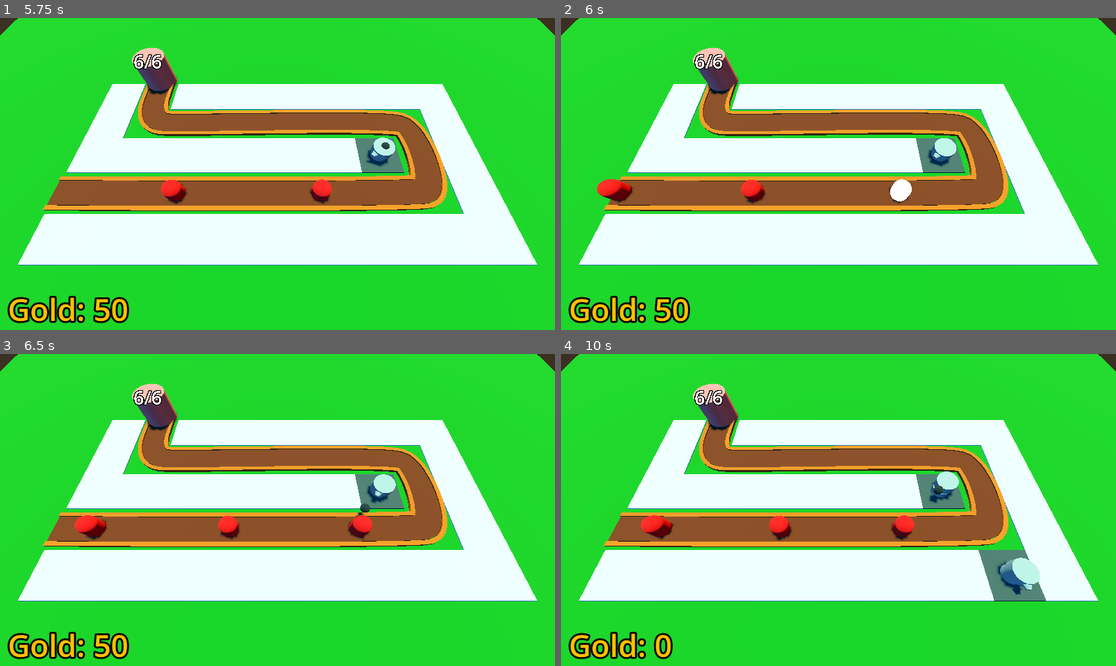
Above: before the commit, frames 1-4 (two rows, left to right).
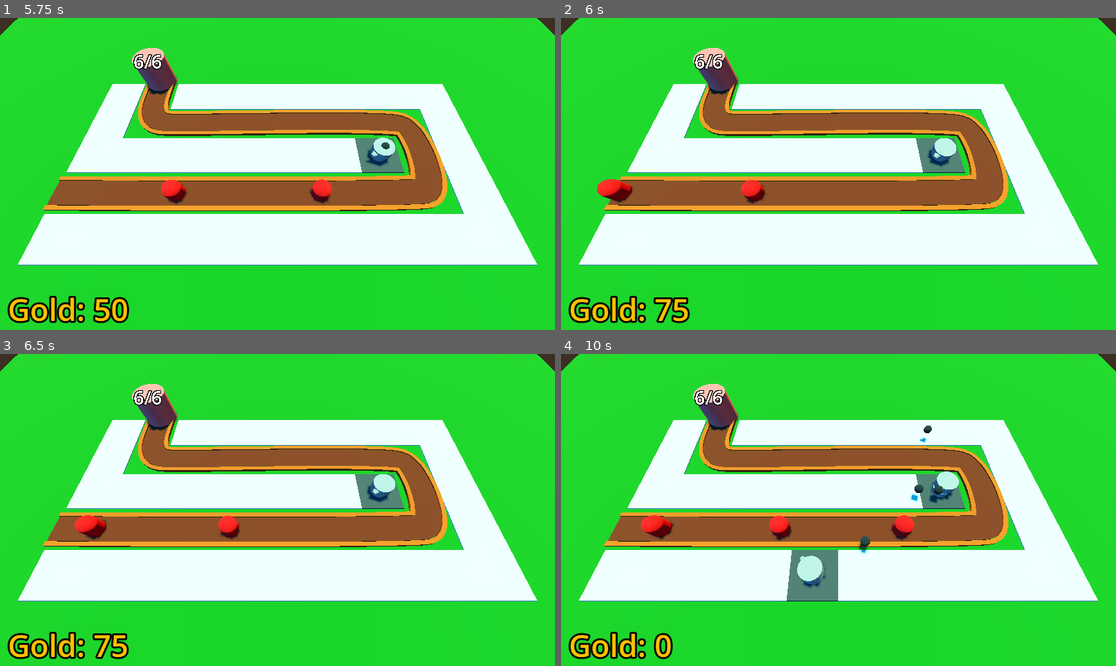
Above: after the commit, the same moments.

Repository: SirBarbecuedWaffle/barbarianBlaster
Game: Godot game, scene res://world/node_3d.tscn
The game is run twice, just before and just after one commit, with the same random seed, the same clock (stepped at 60 frames per second) and the same inputs.
Inputs (mouse positions are in pixels of both pictures, inside the frame that each line leads up to):
- Up to frame 1 (5.75 s): tap Enter at 0.5, 2 s; move the mouse to (399, 158) at 0.52 s; click (399, 158) at 0.6 s; tap Space at 1.25 s; move the mouse to (166, 189) at 1.27 s; click (166, 189) at 1.35 s; move the mouse to (333, 105) at 2.02 s; click (333, 105) at 2.1 s; move the mouse to (249, 236) at 2.77 s; click (249, 236) at 2.85 s; move the mouse to (444, 220) at 3.52 s; click (444, 220) at 3.6 s; move the mouse to (111, 127) at 4.27 s; click (111, 127) at 4.35 s; move the mouse to (305, 174) at 5.02 s; click (305, 174) at 5.1 s
- Up to frame 2 (6 s): move the mouse to (755, 96) at 5.77 s; click (755, 96) at 5.85 s
- Up to frame 3 (6.5 s): no input
- Up to frame 4 (10 s): move the mouse to (960, 494) at 6.52 s; click (960, 494) at 6.6 s; move the mouse to (727, 525) at 7.27 s; click (727, 525) at 7.35 s; move the mouse to (894, 441) at 8.02 s; click (894, 441) at 8.1 s; move the mouse to (810, 572) at 8.77 s; click (810, 572) at 8.85 s; move the mouse to (1005, 556) at 9.52 s; click (1005, 556) at 9.6 s

Frame 1 is identical in both runs. In frame 2, 0.6% of the frame differs, in the area x 16-64%, y 51-98%; in frame 3, 0.7%; in frame 4, 3.2%, in the area x 40-88%, y 22-80%.

Commit message:
updated to 4.6 and added health curve

Diff:
--- a/barbarian-blaster/Managers/difficulty_manager.gd
+++ b/barbarian-blaster/Managers/difficulty_manager.gd
@@ -20,4 +20,5 @@
 	return spawn_time_curve.sample(game_progress_ratio())
 
 func get_enemy_health()->float:
+	print(enemy_health_curve.sample(game_progress_ratio()))
 	return enemy_health_curve.sample(game_progress_ratio())
--- a/barbarian-blaster/Managers/difficulty_manager.tscn
+++ b/barbarian-blaster/Managers/difficulty_manager.tscn
@@ -12,9 +12,9 @@
 _data = [Vector2(0, 10), 0.0, 140.0, 0, 1, Vector2(1, 150), 140.0, 0.0, 1, 0]
 point_count = 2
 
-[node name="DifficultyManager" type="Node"]
+[node name="DifficultyManager" type="Node" unique_id=1411798970]
 script = ExtResource("1_u5hlp")
 spawn_time_curve = SubResource("Curve_u5hlp")
 enemy_health_curve = SubResource("Curve_pgrat")
 
-[node name="Timer" type="Timer" parent="."]
+[node name="Timer" type="Timer" parent="." unique_id=2070075945]
--- a/barbarian-blaster/enemy/enemy.gd
+++ b/barbarian-blaster/enemy/enemy.gd
@@ -6,7 +6,7 @@
 @export var speed:=8.0
 @export var defeatedGold:=25
 @onready var animation_player: AnimationPlayer = $AnimationPlayer
-var health:int = 50:
+var health:int = 10:
 	set(new_health):
 		if health>new_health:
 			animation_player.play("hurt")
@@ -14,9 +14,11 @@
 		if health<1:
 			queue_free()
 			bankRef.gold+=defeatedGold
-@export var max_health:=50
+@export var max_health:int
 @onready var base : Base = get_tree().get_first_node_in_group("base")
 
+func _ready() -> void:
+	health=max_health
 
 func _process(delta: float) -> void:
 	if !hurt_highlight.visible:
--- a/barbarian-blaster/enemy/enemy.tscn
+++ b/barbarian-blaster/enemy/enemy.tscn
@@ -56,28 +56,26 @@
 &"hurt": SubResource("Animation_2mvqj")
 }
 
-[node name="enemy" type="PathFollow3D"]
+[node name="enemy" type="PathFollow3D" unique_id=1008047995]
 transform = Transform3D(-0.011944411, 1.419912e-06, -0.99992865, -5.684342e-14, 1, 1.4200133e-06, 0.99992865, 1.696128e-08, -0.011944411, 0, 0, 0)
 loop = false
 script = ExtResource("1_2mvqj")
 
-[node name="MeshInstance3D" type="MeshInstance3D" parent="."]
+[node name="MeshInstance3D" type="MeshInstance3D" parent="." unique_id=1636717168]
 transform = Transform3D(1, 0, 0, 3.5527137e-15, 1, -2.5673907e-15, 0, -2.5673907e-15, 1, -1.1776975e-13, 1.962715, 2.7870813e-06)
 mesh = SubResource("CapsuleMesh_dn5bg")
 
-[node name="hurtHighlight" type="MeshInstance3D" parent="."]
+[node name="hurtHighlight" type="MeshInstance3D" parent="." unique_id=2045484203]
 transform = Transform3D(1, 0, 0, 3.5527137e-15, 1, -2.5673907e-15, 0, -2.5673907e-15, 1, -1.1776975e-13, 1.962715, 2.7870813e-06)
 visible = false
 mesh = SubResource("CapsuleMesh_dn5bg")
 surface_material_override/0 = SubResource("StandardMaterial3D_ofsxj")
 
-[node name="enemyArea3D" type="Area3D" parent="." groups=["enemy_area"]]
+[node name="enemyArea3D" type="Area3D" parent="." unique_id=990358421 groups=["enemy_area"]]
 
-[node name="CollisionShape3D" type="CollisionShape3D" parent="enemyArea3D"]
+[node name="CollisionShape3D" type="CollisionShape3D" parent="enemyArea3D" unique_id=1871557925]
 transform = Transform3D(1, 0, 0, 3.3217873e-13, 1, -2.5673907e-15, 0, -2.5673907e-15, 1, -1.1568524e-13, 1.960763, 2.576345e-06)
 shape = SubResource("CapsuleShape3D_2mvqj")
 
-[node name="AnimationPlayer" type="AnimationPlayer" parent="."]
-libraries = {
-&"": SubResource("AnimationLibrary_ofsxj")
-}
+[node name="AnimationPlayer" type="AnimationPlayer" parent="." unique_id=1448164956]
+libraries/ = SubResource("AnimationLibrary_ofsxj")
--- a/barbarian-blaster/enemy/path_3d.gd
+++ b/barbarian-blaster/enemy/path_3d.gd
@@ -5,9 +5,9 @@
 
 func spawnEnemy()->void:
 	var newEnemy=spawnedEnemy.instantiate()
-	add_child(newEnemy)
 	newEnemy.progress=0
 	newEnemy.max_health=difficultyManager.get_enemy_health()
+	add_child(newEnemy)
 	enemy_spawn_timer.wait_time=difficultyManager.get_spawn_time()
 
 
--- a/barbarian-blaster/project.godot
+++ b/barbarian-blaster/project.godot
@@ -8,11 +8,15 @@
 
 config_version=5
 
+[animation]
+
+compatibility/default_parent_skeleton_in_mesh_instance_3d=true
+
 [application]
 
 config/name="barbarianBlaster"
 run/main_scene="uid://dv08dqn6a2tld"
-config/features=PackedStringArray("4.5", "Forward Plus")
+config/features=PackedStringArray("4.6", "Forward Plus")
 config/icon="res://icon.svg"
 
 [global_group]
--- a/barbarian-blaster/projectile/projectile.gd
+++ b/barbarian-blaster/projectile/projectile.gd
@@ -11,5 +11,6 @@
 
 func _on_area_entered(area: Area3D) -> void:
 	if area.is_in_group("enemy_area"):
-		area.get_parent().health-=10
+		area.get_parent().health-=25
+		print(area.get_parent().health)
 		queue_free()
--- a/barbarian-blaster/projectile/projectile.tscn
+++ b/barbarian-blaster/projectile/projectile.tscn
@@ -12,18 +12,18 @@
 
 [sub_resource type="SphereShape3D" id="SphereShape3D_makwg"]
 
-[node name="Projectile" type="Area3D"]
+[node name="Projectile" type="Area3D" unique_id=2032887633]
 top_level = true
 script = ExtResource("1_6aa83")
 speed = 30.0
 
-[node name="MeshInstance3D" type="MeshInstance3D" parent="."]
+[node name="MeshInstance3D" type="MeshInstance3D" parent="." unique_id=1100381476]
 mesh = SubResource("SphereMesh_6aa83")
 
-[node name="CollisionShape3D" type="CollisionShape3D" parent="."]
+[node name="CollisionShape3D" type="CollisionShape3D" parent="." unique_id=1216199166]
 shape = SubResource("SphereShape3D_makwg")
 
-[node name="Timer" type="Timer" parent="."]
+[node name="Timer" type="Timer" parent="." unique_id=1021098374]
 wait_time = 2.0
 autostart = true
 
--- a/barbarian-blaster/world/node_3d.tscn
+++ b/barbarian-blaster/world/node_3d.tscn
@@ -49,43 +49,43 @@
 outline_size = 16
 outline_color = Color(0, 0, 0, 1)
 
-[node name="level" type="Node3D"]
+[node name="level" type="Node3D" unique_id=1237125204]
 
-[node name="WorldEnvironment" type="WorldEnvironment" parent="."]
+[node name="WorldEnvironment" type="WorldEnvironment" parent="." unique_id=2120671054]
 environment = SubResource("Environment_7mgw1")
 
-[node name="DirectionalLight3D" type="DirectionalLight3D" parent="."]
+[node name="DirectionalLight3D" type="DirectionalLight3D" parent="." unique_id=831470741]
 transform = Transform3D(0.937282, 0.34857193, 2.3835645e-08, 0.07426235, -0.19968562, 0.97704184, 0.34056932, -0.9157638, -0.21304752, 0, 30.251253, 32.041367)
 light_color = Color(1, 1, 0.49019608, 1)
 shadow_enabled = true
 
-[node name="ground" type="CSGBox3D" parent="."]
+[node name="ground" type="CSGBox3D" parent="." unique_id=1921627992]
 size = Vector3(100, 2, 100)
 material = SubResource("StandardMaterial3D_7mgw1")
 
-[node name="rayPickerCamera" parent="." node_paths=PackedStringArray("gridMap", "turretManager") instance=ExtResource("1_sp4yb")]
+[node name="rayPickerCamera" parent="." unique_id=1466530016 node_paths=PackedStringArray("gridMap", "turretManager") instance=ExtResource("1_sp4yb")]
 transform = Transform3D(1, 0, 0, 0, 0.44936582, 0.89334774, 0, -0.89334774, 0.44936582, 0, 22.492298, 10.967773)
 gridMap = NodePath("../GridMap")
 turretManager = NodePath("../turretManager")
 
-[node name="GridMap" type="GridMap" parent="."]
+[node name="GridMap" type="GridMap" parent="." unique_id=1453391981]
 mesh_library = ExtResource("1_dn5bg")
 cell_size = Vector3(5, 2, 5)
 data = {
 "cells": PackedInt32Array(65535, 1, 0, 65535, 65535, 0, 65534, 65535, 0, 0, 65535, 0, 1, 65535, 0, 1, 1, 0, 0, 1, 0, 65 …(325 unchanged characters)…
 }
 
-[node name="enemyPath" type="Path3D" parent="." node_paths=PackedStringArray("difficultyManager")]
+[node name="enemyPath" type="Path3D" parent="." unique_id=1338799846 node_paths=PackedStringArray("difficultyManager")]
 curve = SubResource("Curve3D_dn5bg")
 script = ExtResource("3_0xahe")
 spawnedEnemy = ExtResource("2_7mgw1")
 difficultyManager = NodePath("../DifficultyManager")
 
-[node name="enemySpawnTimer" type="Timer" parent="enemyPath"]
+[node name="enemySpawnTimer" type="Timer" parent="enemyPath" unique_id=972298004]
 wait_time = 2.0
 autostart = true
 
-[node name="road" type="CSGPolygon3D" parent="enemyPath"]
+[node name="road" type="CSGPolygon3D" parent="enemyPath" unique_id=690395829]
 transform = Transform3D(1, 0, 0, 0, 1, 0, 0, 0, 1, 0, 1, -0.067)
 polygon = PackedVector2Array(-1.5, 0, -1.5, 0.2, 1.5, 0.2, 1.5, 0)
 mode = 2
@@ -101,7 +101,7 @@
 path_joined = false
 material = SubResource("StandardMaterial3D_dn5bg")
 
-[node name="leftEdge" type="CSGPolygon3D" parent="enemyPath"]
+[node name="leftEdge" type="CSGPolygon3D" parent="enemyPath" unique_id=751567545]
 transform = Transform3D(1, 0, 0, 0, 1, 0, 0, 0, 1, 0, 1, 0)
 polygon = PackedVector2Array(-2, 0, -2, 0.35, -1.5, 0.35, -1.5, 0)
 mode = 2
@@ -117,7 +117,7 @@
 path_joined = false
 material = SubResource("StandardMaterial3D_75uhf")
 
-[node name="rightEdge" type="CSGPolygon3D" parent="enemyPath"]
+[node name="rightEdge" type="CSGPolygon3D" parent="enemyPath" unique_id=2022135572]
 transform = Transform3D(1, 0, 0, 0, 1, 0, 0, 0, 1, 0, 1, 0)
 polygon = PackedVector2Array(2, 0, 2, 0.35, 1.5, 0.35, 1.5, 0)
 mode = 2
@@ -133,16 +133,16 @@
 path_joined = false
 material = SubResource("StandardMaterial3D_sp4yb")
 
-[node name="base" parent="." instance=ExtResource("3_75uhf")]
+[node name="base" parent="." unique_id=1212083666 instance=ExtResource("3_75uhf")]
 transform = Transform3D(1, 0, 0, 0, 1, 0, 0, 0, 1, -17.528, 1, -14.96)
 maxHealth = 6.0
 
-[node name="turretManager" type="Node3D" parent="." node_paths=PackedStringArray("pathe")]
+[node name="turretManager" type="Node3D" parent="." unique_id=501938390 node_paths=PackedStringArray("pathe")]
 script = ExtResource("5_o0ruf")
 turret = ExtResource("6_0xahe")
 pathe = NodePath("../enemyPath")
 
-[node name="bank" type="MarginContainer" parent="." groups=["bank"]]
+[node name="bank" type="MarginContainer" parent="." unique_id=2141721145 groups=["bank"]]
 anchors_preset = 15
 anchor_right = 1.0
 anchor_bottom = 1.0
@@ -152,7 +152,7 @@
 theme_override_constants/margin_left = 16
 script = ExtResource("8_itlv6")
 
-[node name="Label" type="Label" parent="bank"]
+[node name="Label" type="Label" parent="bank" unique_id=1456004528]
 layout_mode = 2
 size_flags_horizontal = 0
 size_flags_vertical = 8
@@ -160,6 +160,6 @@
 label_settings = SubResource("LabelSettings_4xmp5")
 vertical_alignment = 2
 
-[node name="DifficultyManager" parent="." instance=ExtResource("9_6ywa2")]
+[node name="DifficultyManager" parent="." unique_id=1101353831 instance=ExtResource("9_6ywa2")]
 
 [connection signal="timeout" from="enemyPath/enemySpawnTimer" to="enemyPath" method="_on_enemy_spawn_timer_timeout"]
Not shown: 1 places in barbarian-blaster/Managers/difficulty_manager.tscn that only renumber resources
Not shown: 1 places in barbarian-blaster/enemy/enemy.tscn that only renumber resources
Not shown: 1 places in barbarian-blaster/projectile/projectile.tscn that only renumber resources
Not shown: 1 places in barbarian-blaster/space_library.tres that only renumber resources
Not shown: 1 places in barbarian-blaster/world/node_3d.tscn that only renumber resources
